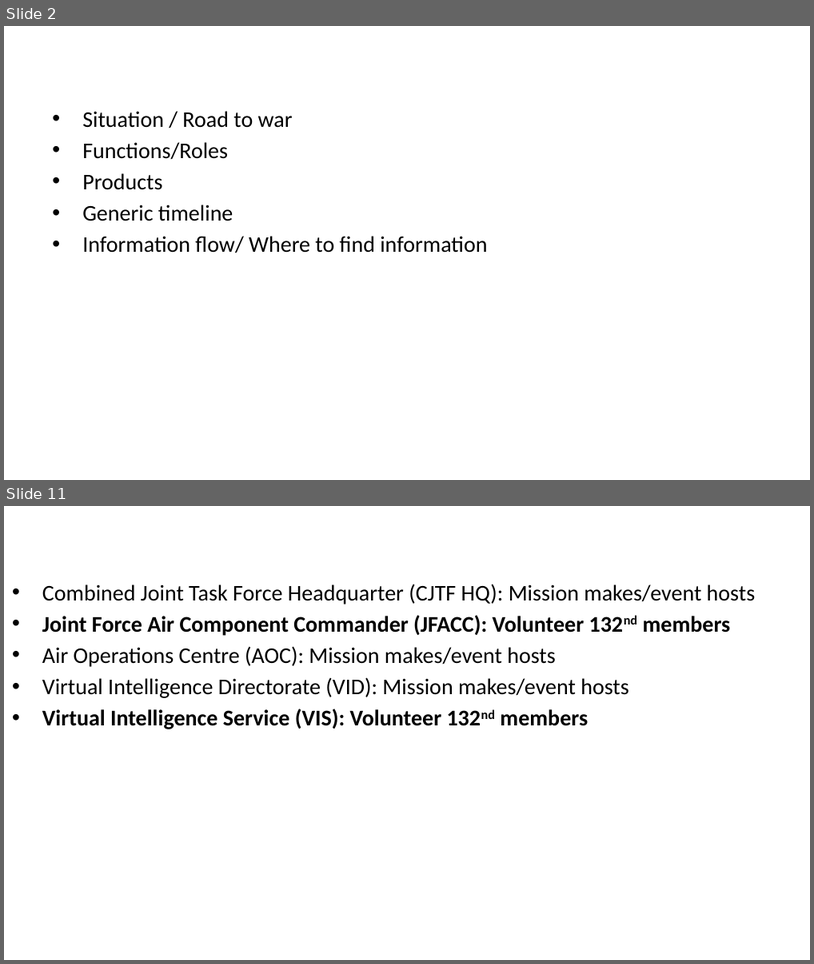
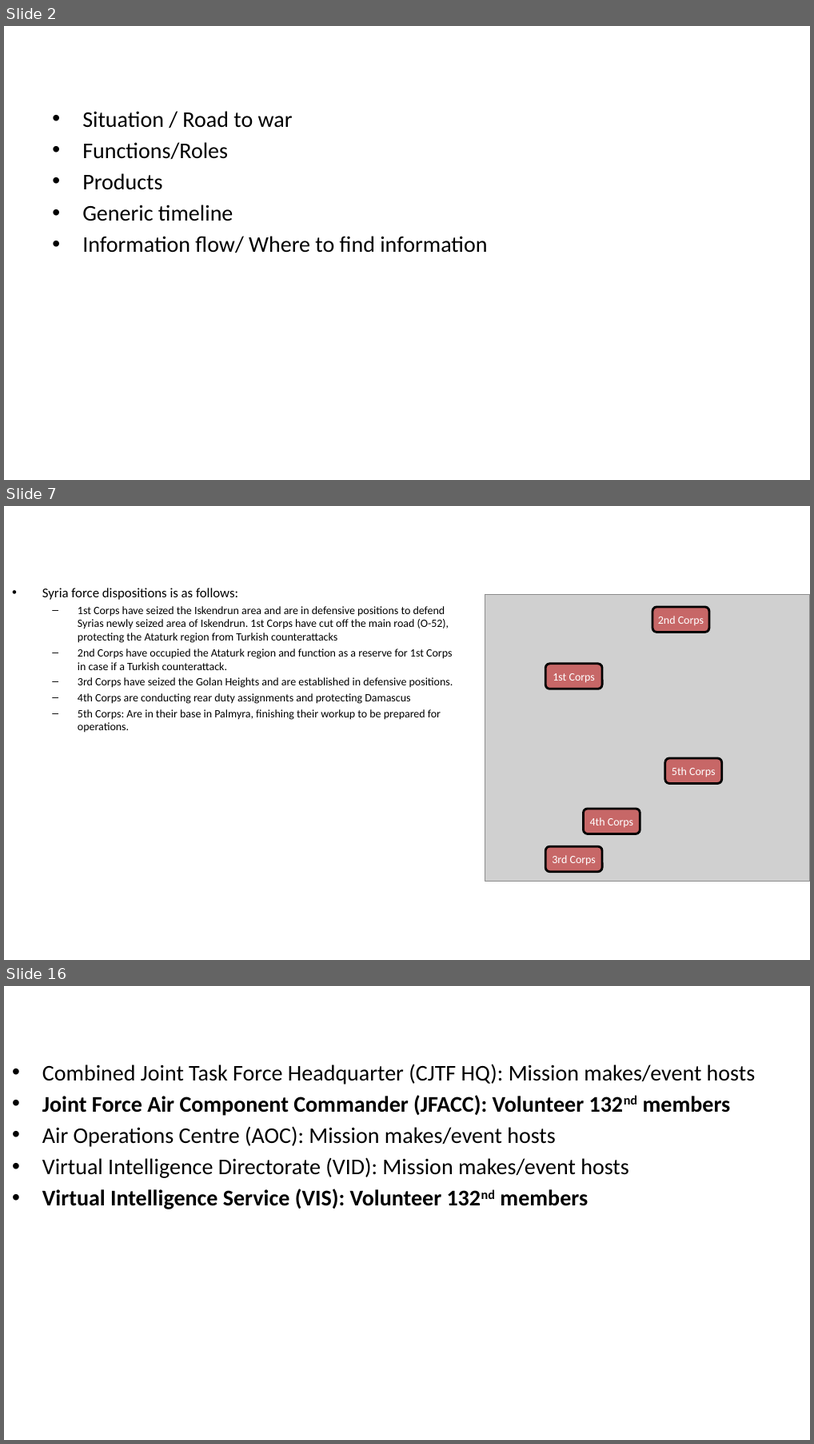
Before and after one commit to 132nd-vWing/OPAR-Brief, a slide deck: UNDER DEVELOPMENT/132nd OP ACTIVE RESOLVE Introduction Brief.pptx. Shown one above the other, each under a label of ours: slides 2 and 11 before the commit, slides 2, 7 and 16 after it; the slides between them are not shown. The pictures are 814x964 and 814x1444 pixels, drawn with LibreOffice and Linux fonts; fonts in the diff are those of the drawing; grey boxes stand for pictures; background and template pictures are left out. Boxes give left, top, right and bottom in pixels: in the first picture for what was removed or moved away, otherwise in the second. Text is boxed around its words. In the diff, an @@ line names an element or a change of style, - is before the commit and + after.

Commit message:
chg: Update to situation in Introduction brief

```diff
--- a/UNDER DEVELOPMENT/132nd OP ACTIVE RESOLVE Introduction Brief.pptx
+++ b/UNDER DEVELOPMENT/132nd OP ACTIVE RESOLVE Introduction Brief.pptx
@@ slide 7 added at (4, 506, 810, 960), background #FFFFFF @@
@@ title added at (4, 506, 809, 564), 28 pt, text #FFFFFF, bold @@
+MILITARY SITUATION
@@ text added at (42, 588, 454, 732), 10 pt, text #000000 @@
+• Syria force dispositions is as follows:
+  – 1st Corps have seized the Iskendrun area and are in defensive positions to defend Syrias newly seized area of Iskendrun. 1st Corps have cut off the main road (O-52), protecting the Ataturk region from Turkish counterattacks
+  – 2nd Corps have occupied the Ataturk region and function as a reserve for 1st Corps in case if a Turkish counterattack.
+  – 3rd Corps have seized the Golan Heights and are established in defensive positions.
+  – 4th Corps are conducting rear duty assignments and protecting Damascus
+  – 5th Corps: Are in their base in Palmyra, finishing their workup to be prepared for operations.
@@ picture added at (486, 594, 810, 881) @@
@@ rounded rectangle added at (653, 607, 710, 632), fill #C00000 at 50% opacity, outline #000000 2 pt, 10 pt, text #FFFFFF @@
+2nd Corps
@@ rounded rectangle added at (546, 664, 602, 688), fill #C00000 at 50% opacity, outline #000000 2 pt, 10 pt, text #FFFFFF @@
+1st Corps
@@ rounded rectangle added at (666, 759, 722, 784), fill #C00000 at 50% opacity, outline #000000 2 pt, 10 pt, text #FFFFFF @@
+5th Corps
@@ rounded rectangle added at (584, 808, 640, 833), fill #C00000 at 50% opacity, outline #000000 2 pt, 10 pt, text #FFFFFF @@
+4th Corps
@@ rounded rectangle added at (546, 846, 602, 872), fill #C00000 at 50% opacity, outline #000000 2 pt, 10 pt, text #FFFFFF @@
+3rd Corps
@@ what was slide 11 is now slide 16 @@
```
Also in this commit, not shown: 8 slides changed, 4 other slides added, 1 other file.
